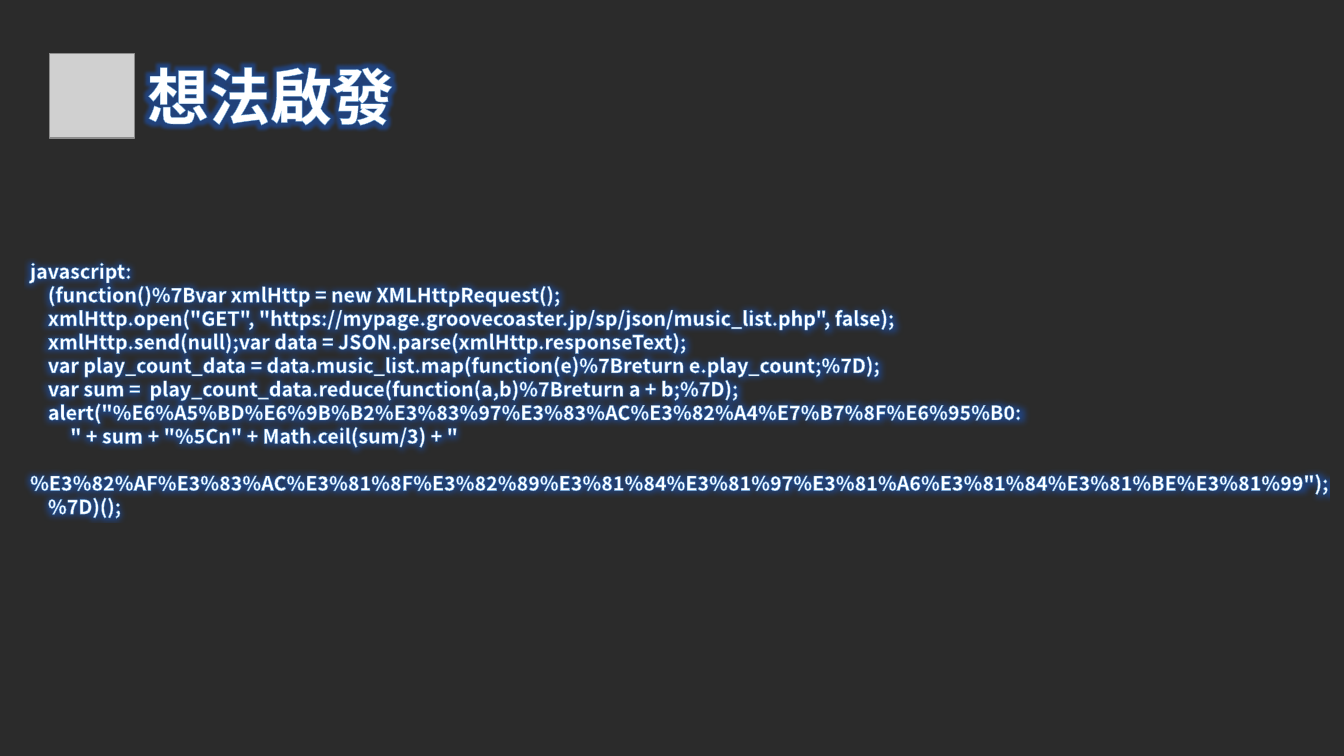
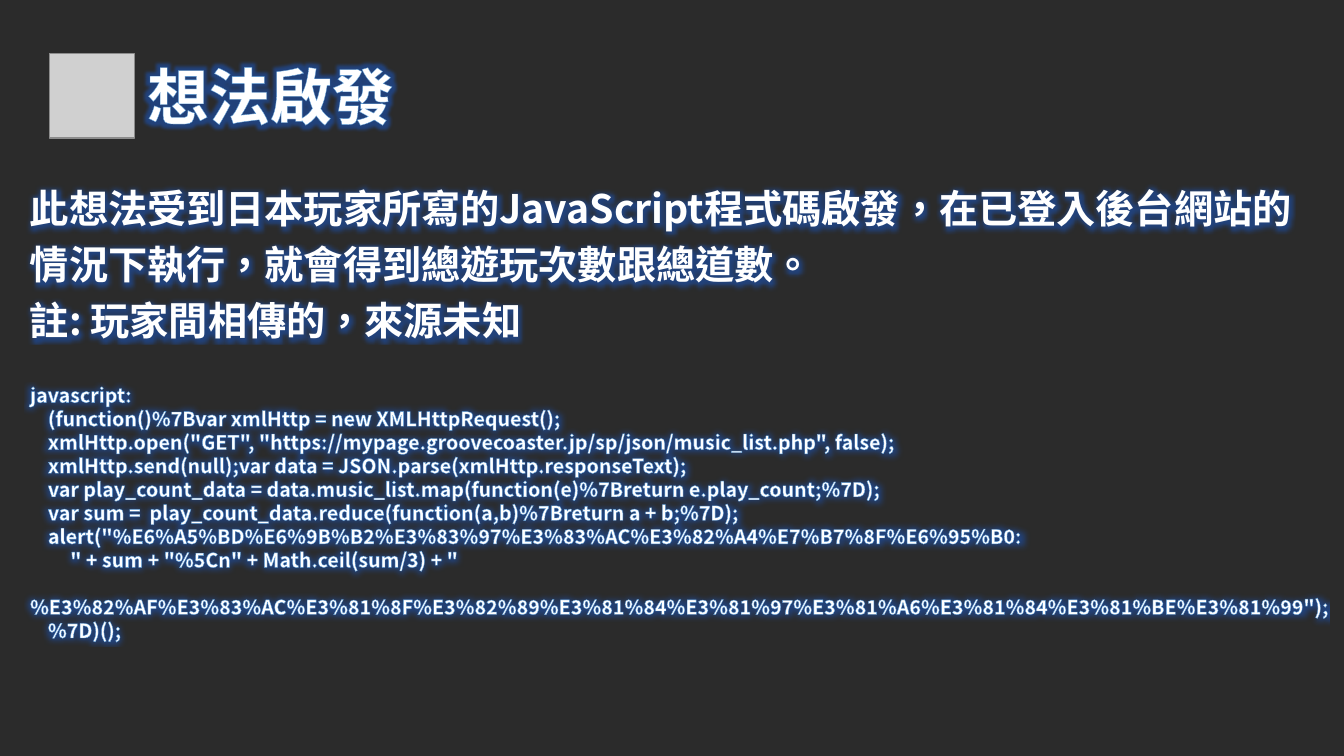
Before and after one commit to DJSBTimTW/DJSBTimTW-python_selenium, a slide deck: slide 5 of GC遊戲後台分析爬蟲 (1).pptx (slide 3 before the commit). Drawn at 1344x756 pixels with LibreOffice and Linux fonts; fonts in the diff are those of the drawing; grey boxes stand for pictures; background and template pictures are left out; a plain dark background stands for a picture behind light text. Boxes give left, top, right and bottom in pixels: in the first picture for what was removed or moved away, otherwise in the second. Text is boxed around its words. In the diff, an @@ line names an element or a change of style, - is before the commit and + after.

```diff
--- a/GC遊戲後台分析爬蟲 (1).pptx
+++ b/GC遊戲後台分析爬蟲 (1).pptx
@@ text added at (30,183,1292,346), 28 pt, text #FFFFFF, bold @@
+此想法受到日本玩家所寫的JavaScript程式碼啟發，在已登入後台網站的情況下執行，就會得到總遊玩次數跟總道數。
+註: 玩家間相傳的，來源未知
@@ text "javascript:": place and size @@
-text "javascript:" at (30,258,1328,519)
+text "javascript:" at (30,382,1328,643)
```
Also in this commit, not shown: 2 other slides changed, 3 slides removed, 1 other file.
